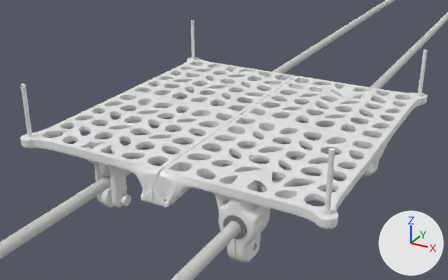
The Blender file Y-Schlitten.blend, before and after one commit.
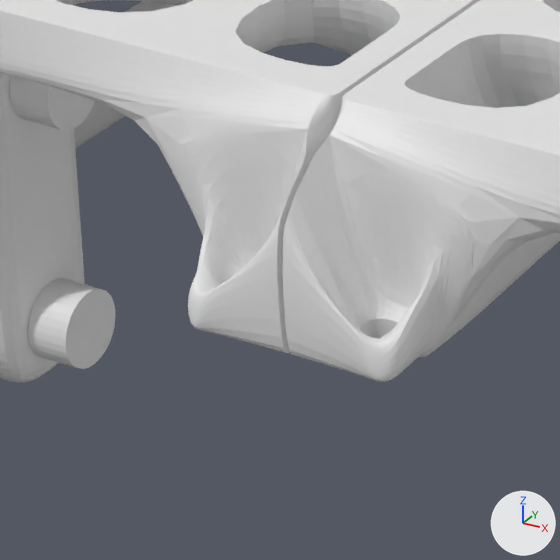
Each version appears first whole from a 50 mm camera at (0.193, -0.376, 0.19) aimed at (-0.009, -0.01, 0.007), and next in a close-up on the part from 26% to 42% of the width and 56% to 82% of the height. The axes (+X, +Y, +Z) are drawn at lower right. The lights are the same throughout.

Names of what the first close-up shows: 'BallbearingSide2', 'GlidingSide2', 'M4 Screws 1', 'Rods'.
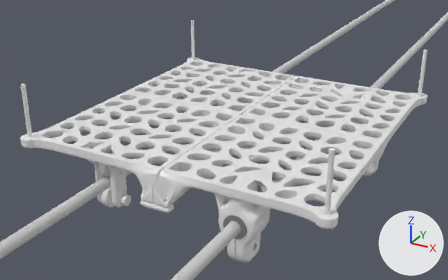
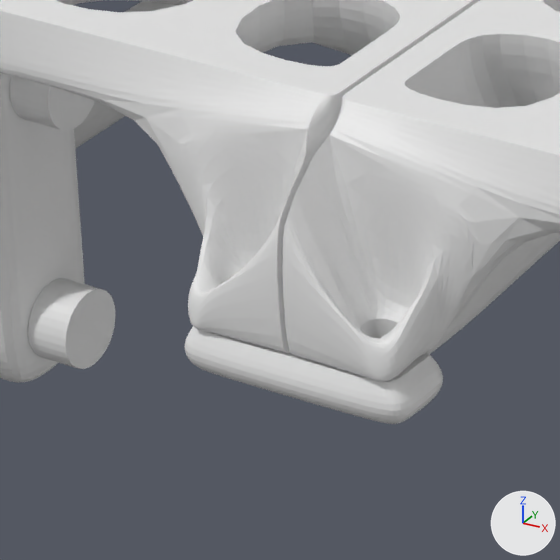
Changed parts and their boxes (x1, y1, x2, y2) in the close-ups (560 x 560 px):
'Cube.001', added
    after: (184, 327, 443, 424)

Edits to the bpy script that builds the scene:
```text
Add me_cube_001:
    me_cube_001.from_pydata(...)  # 64 vertices, 66 faces; spans x -0.00221..0.00224, y -0.00274..0.00281, z -0.002..0.002
Add ob_cube_001:
    ob_cube_001 = bpy.data.objects.new('Cube.001', me_cube_001)
    ob_cube_001.location = (0.0, -0.1093, 0.0039)
    ob_cube_001.scale = (5.0, -1.48, 1.0)
    _m = ob_cube_001.modifiers.new('Subsurf', 'SUBSURF')
    _m.levels = 3
    _m.render_levels = 3
```
